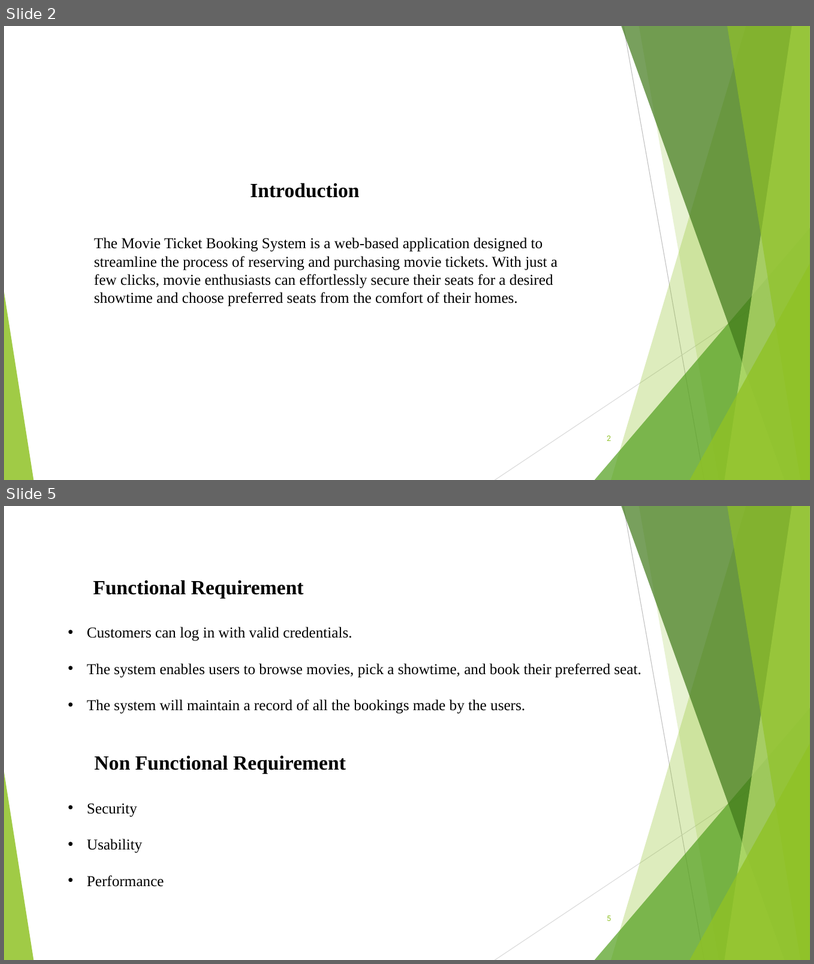
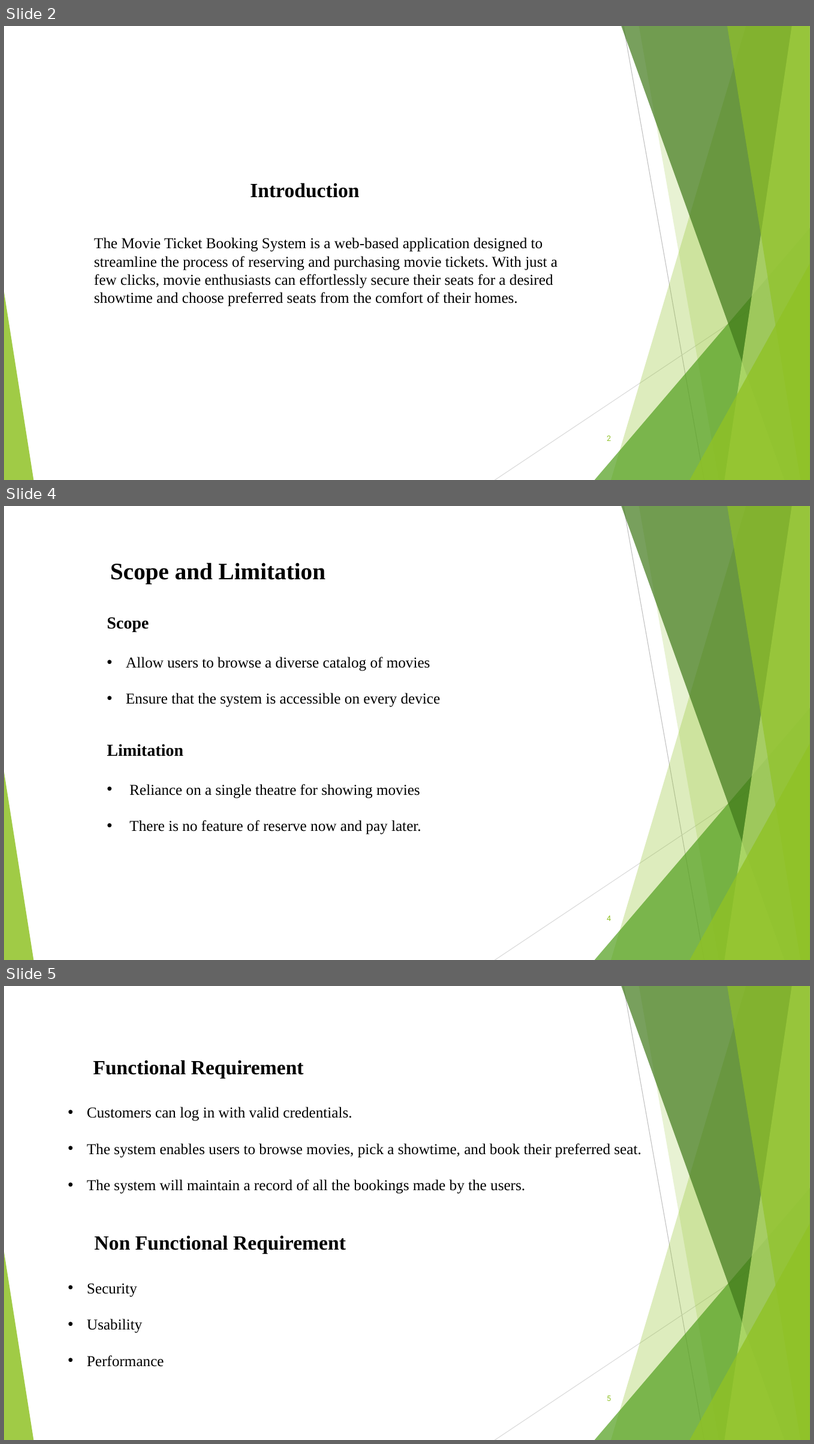
Before and after one commit to nepal4972/Movie_Ticket_Booking_SixthSemProject, a slide deck: documentation/MTB.pptx. Shown one above the other, each under a label of ours: slides 2 and 5 before the commit, slides 2, 4 and 5 after it; the slides between them are not shown. The pictures are 814x964 and 814x1444 pixels, drawn with LibreOffice and Linux fonts; fonts in the diff are those of the drawing. Boxes give left, top, right and bottom in pixels: in the first picture for what was removed or moved away, otherwise in the second. Text is boxed around its words. In the diff, an @@ line names an element or a change of style, - is before the commit and + after.

```diff
--- a/documentation/MTB.pptx
+++ b/documentation/MTB.pptx
@@ slide 4 added at <box>4,506,810,960</box>, background #FFFFFF; not listed: 10 template elements that a slide beside it also shows @@
@@ text added at <box>107,562,441,834</box>, 18 pt, text #000000 @@
+Scope and Limitation
+Scope
+• Allow users to browse a diverse catalog of movies
+• Ensure that the system is accessible on every device
+Limitation
+• Reliance on a single theatre for showing movies
+• There is no feature of reserve now and pay later.
@@ page number added at <box>607,915,611,921</box>, 9 pt, text #90C226 @@
+4
```
Also in this commit, not shown: 4 slides changed, 1 slide removed, 2 other files.
